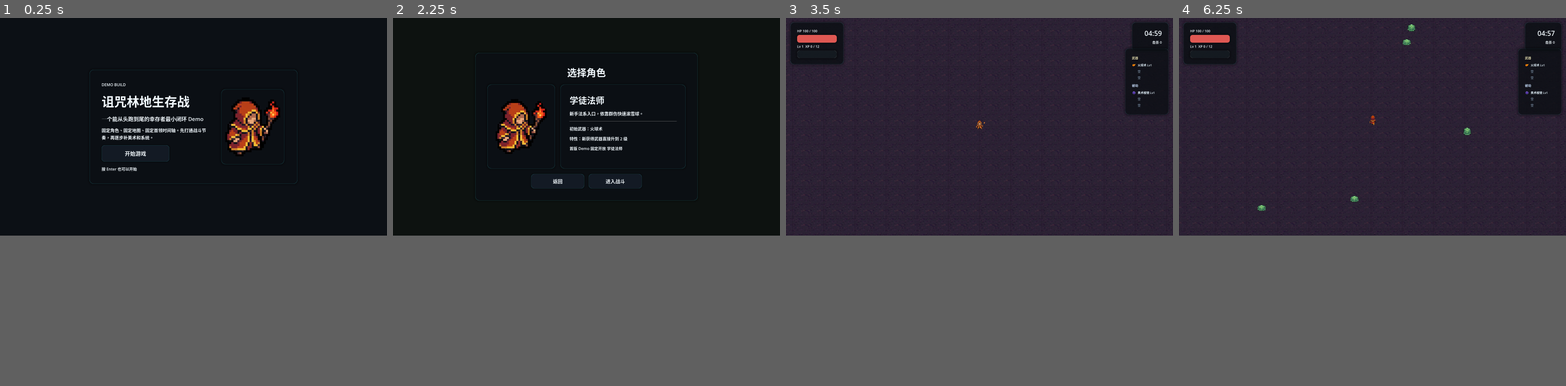
Above: before the commit, frames 1-4 (left to right).
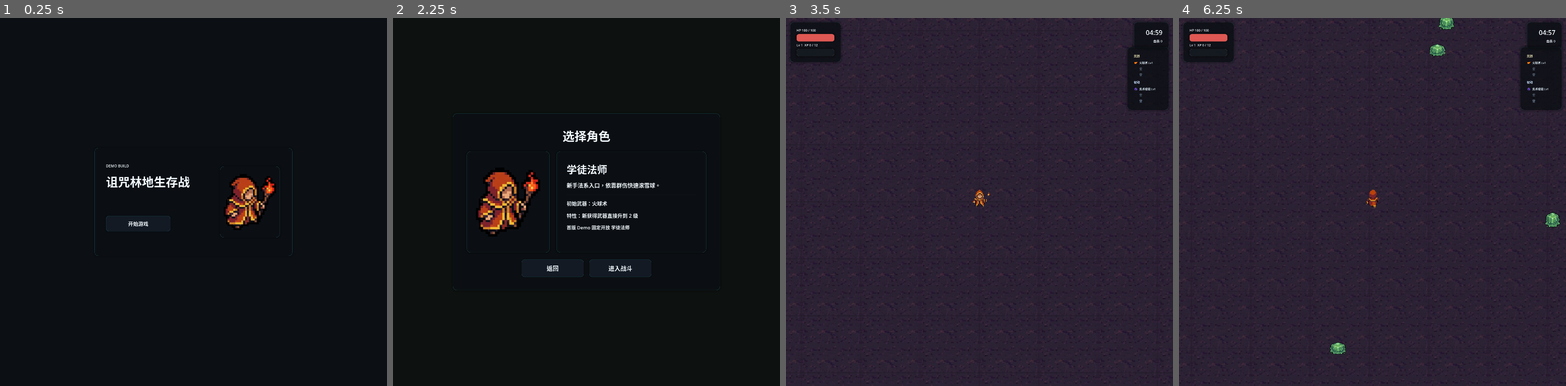
Above: after the commit, the same moments.

Repository: huiyiyichen/survival-like
Game: Godot game, scene res://scenes/ui/screens/main_menu.tscn
The game is run twice, just before and just after one commit, with the same random seed, the same clock (stepped at 60 frames per second) and the same inputs.
Inputs (mouse positions are in pixels of both pictures, inside the frame that each line leads up to):
- Up to frame 1 (0.25 s): no input
- Up to frame 2 (2.25 s): click "开始游戏" at 0.5 s; click "返回" at 1.25 s; click "开始游戏" at 2 s
- Up to frame 3 (3.5 s): click "进入战斗" at 2.75 s
- Up to frame 4 (6.25 s): tap Enter (ui_accept) at 3.5, 3.77, 4.52, 6.02 s; move the mouse to (1457, 117) at 3.52 s; hold Right (ui_right) 3.53-4.28 s; click (1457, 117) at 3.67 s; move the mouse to (1295, 139) at 4.27 s; hold Down (ui_down) 4.28-5.03 s; move the mouse to (1411, 80) at 5.02 s; hold Right (ui_right) 5.03-5.78 s; move the mouse to (1353, 168) at 5.77 s; hold Up (ui_up) from 5.78 s (still down); click (1353, 168) at 5.92 s
In our replay, the window is 800x450 before the commit and 800x761 after it. These sizes can differ from the game's own. Grey fills any space a smaller window leaves; there, only what the larger window draws over its background counts as a difference.

The runs differ from the first frame. In frame 1, 3.6% of the frame differs, in the area x 23-77%, y 14-65%; in frame 2, 4.3%, in the area x 15-85%, y 9-74%; in frame 3, 0.8%; in frame 4, 1.3%.

Commit message:
Scale up UI panels and tighten battle camera

Diff:
--- a/project.godot
+++ b/project.godot
@@ -21,8 +21,8 @@
 
 [display]
 
-window/size/viewport_width=1600
-window/size/viewport_height=900
+window/size/viewport_width=1680
+window/size/viewport_height=1680
 
 [editor_plugins]
 
--- a/scenes/ui/components/level_up_panel.tscn
+++ b/scenes/ui/components/level_up_panel.tscn
@@ -27,44 +27,45 @@
 anchor_top = 0.5
 anchor_right = 0.5
 anchor_bottom = 0.5
-offset_left = -280.0
-offset_top = -160.0
-offset_right = 280.0
-offset_bottom = 160.0
+offset_left = -420.0
+offset_top = -250.0
+offset_right = 420.0
+offset_bottom = 250.0
 grow_horizontal = 2
 grow_vertical = 2
 
 [node name="VBox" type="VBoxContainer" parent="CenterPanel"]
 layout_mode = 2
-theme_override_constants/separation = 14
+theme_override_constants/separation = 22
 
 [node name="Title" type="Label" parent="CenterPanel/VBox"]
 layout_mode = 2
-theme_override_font_sizes/font_size = 24
+theme_override_font_sizes/font_size = 40
 text = "升级选择"
 horizontal_alignment = 1
 
 [node name="HintLabel" type="Label" parent="CenterPanel/VBox"]
 layout_mode = 2
+theme_override_font_sizes/font_size = 22
 text = "从 3 个可用强化里挑 1 个，战斗会在选择后继续。"
 horizontal_alignment = 1
 autowrap_mode = 3
 
 [node name="Choices" type="VBoxContainer" parent="CenterPanel/VBox"]
 layout_mode = 2
-theme_override_constants/separation = 10
+theme_override_constants/separation = 16
 
 [node name="ChoiceButton1" type="Button" parent="CenterPanel/VBox/Choices"]
-custom_minimum_size = Vector2(0, 56)
+custom_minimum_size = Vector2(0, 120)
 layout_mode = 2
 text = "选项 1"
 
 [node name="ChoiceButton2" type="Button" parent="CenterPanel/VBox/Choices"]
-custom_minimum_size = Vector2(0, 56)
+custom_minimum_size = Vector2(0, 120)
 layout_mode = 2
 text = "选项 2"
 
 [node name="ChoiceButton3" type="Button" parent="CenterPanel/VBox/Choices"]
-custom_minimum_size = Vector2(0, 56)
+custom_minimum_size = Vector2(0, 120)
 layout_mode = 2
 text = "选项 3"
--- a/scenes/ui/screens/character_select.tscn
+++ b/scenes/ui/screens/character_select.tscn
@@ -30,45 +30,45 @@
 grow_vertical = 2
 
 [node name="Card" type="PanelContainer" parent="CenterContainer"]
-custom_minimum_size = Vector2(920, 540)
+custom_minimum_size = Vector2(1160, 720)
 layout_mode = 2
 
 [node name="Content" type="MarginContainer" parent="CenterContainer/Card"]
 layout_mode = 2
-theme_override_constants/margin_left = 34
-theme_override_constants/margin_top = 34
-theme_override_constants/margin_right = 34
-theme_override_constants/margin_bottom = 34
+theme_override_constants/margin_left = 44
+theme_override_constants/margin_top = 42
+theme_override_constants/margin_right = 44
+theme_override_constants/margin_bottom = 42
 
 [node name="VBox" type="VBoxContainer" parent="CenterContainer/Card/Content"]
 layout_mode = 2
-theme_override_constants/separation = 22
+theme_override_constants/separation = 30
 
 [node name="Title" type="Label" parent="CenterContainer/Card/Content/VBox"]
 layout_mode = 2
-theme_override_font_sizes/font_size = 40
+theme_override_font_sizes/font_size = 52
 text = "选择角色"
 horizontal_alignment = 1
 
 [node name="MainRow" type="HBoxContainer" parent="CenterContainer/Card/Content/VBox"]
-custom_minimum_size = Vector2(0, 320)
+custom_minimum_size = Vector2(0, 430)
 layout_mode = 2
 size_flags_vertical = 3
-theme_override_constants/separation = 22
+theme_override_constants/separation = 30
 
 [node name="PreviewPanel" type="PanelContainer" parent="CenterContainer/Card/Content/VBox/MainRow"]
-custom_minimum_size = Vector2(280, 0)
+custom_minimum_size = Vector2(360, 0)
 layout_mode = 2
 
 [node name="PreviewMargin" type="MarginContainer" parent="CenterContainer/Card/Content/VBox/MainRow/PreviewPanel"]
 layout_mode = 2
-theme_override_constants/margin_left = 18
-theme_override_constants/margin_top = 18
-theme_override_constants/margin_right = 18
-theme_override_constants/margin_bottom = 18
+theme_override_constants/margin_left = 24
+theme_override_constants/margin_top = 24
+theme_override_constants/margin_right = 24
+theme_override_constants/margin_bottom = 24
 
 [node name="HeroPreview" type="TextureRect" parent="CenterContainer/Card/Content/VBox/MainRow/PreviewPanel/PreviewMargin"]
-custom_minimum_size = Vector2(0, 280)
+custom_minimum_size = Vector2(0, 360)
 layout_mode = 2
 texture = ExtResource("2")
 expand_mode = 1
@@ -81,23 +81,23 @@
 
 [node name="InfoMargin" type="MarginContainer" parent="CenterContainer/Card/Content/VBox/MainRow/InfoPanel"]
 layout_mode = 2
-theme_override_constants/margin_left = 22
-theme_override_constants/margin_top = 22
-theme_override_constants/margin_right = 22
-theme_override_constants/margin_bottom = 22
+theme_override_constants/margin_left = 28
+theme_override_constants/margin_top = 28
+theme_override_constants/margin_right = 28
+theme_override_constants/margin_bottom = 28
 
 [node name="InfoContent" type="VBoxContainer" parent="CenterContainer/Card/Content/VBox/MainRow/InfoPanel/InfoMargin"]
 layout_mode = 2
-theme_override_constants/separation = 16
+theme_override_constants/separation = 20
 
 [node name="CharacterName" type="Label" parent="CenterContainer/Card/Content/VBox/MainRow/InfoPanel/InfoMargin/InfoContent"]
 layout_mode = 2
-theme_override_font_sizes/font_size = 36
+theme_override_font_sizes/font_size = 44
 text = "学徒法师"
 
 [node name="Description" type="Label" parent="CenterContainer/Card/Content/VBox/MainRow/InfoPanel/InfoMargin/InfoContent"]
 layout_mode = 2
-theme_override_font_sizes/font_size = 18
+theme_override_font_sizes/font_size = 24
 text = "新手法系入口，依靠群伤成型。"
 autowrap_mode = 3
 
@@ -106,35 +106,35 @@
 
 [node name="StartingWeapon" type="Label" parent="CenterContainer/Card/Content/VBox/MainRow/InfoPanel/InfoMargin/InfoContent"]
 layout_mode = 2
-theme_override_font_sizes/font_size = 17
+theme_override_font_sizes/font_size = 22
 text = "初始武器：火球术"
 autowrap_mode = 3
 
 [node name="TraitLabel" type="Label" parent="CenterContainer/Card/Content/VBox/MainRow/InfoPanel/InfoMargin/InfoContent"]
 layout_mode = 2
-theme_override_font_sizes/font_size = 17
+theme_override_font_sizes/font_size = 22
 text = "特性：新获得的武器直接升到 2 级"
 autowrap_mode = 3
 
 [node name="HintLabel" type="Label" parent="CenterContainer/Card/Content/VBox/MainRow/InfoPanel/InfoMargin/InfoContent"]
 layout_mode = 2
-theme_override_font_sizes/font_size = 16
+theme_override_font_sizes/font_size = 20
 text = "首版 Demo 固定开放学徒法师"
 autowrap_mode = 3
 
 [node name="ButtonRow" type="HBoxContainer" parent="CenterContainer/Card/Content/VBox"]
 layout_mode = 2
 alignment = 1
-theme_override_constants/separation = 18
+theme_override_constants/separation = 24
 
 [node name="BackButton" type="Button" parent="CenterContainer/Card/Content/VBox/ButtonRow"]
-custom_minimum_size = Vector2(220, 60)
+custom_minimum_size = Vector2(270, 76)
 layout_mode = 2
-theme_override_font_sizes/font_size = 20
+theme_override_font_sizes/font_size = 26
 text = "返回"
 
 [node name="ConfirmButton" type="Button" parent="CenterContainer/Card/Content/VBox/ButtonRow"]
-custom_minimum_size = Vector2(220, 60)
+custom_minimum_size = Vector2(270, 76)
 layout_mode = 2
-theme_override_font_sizes/font_size = 20
+theme_override_font_sizes/font_size = 26
 text = "进入战斗"
--- a/scenes/ui/screens/main_menu.tscn
+++ b/scenes/ui/screens/main_menu.tscn
@@ -1,9 +1,9 @@
-[gd_scene load_steps=3 format=3]
+[gd_scene format=3 uid="uid://lyykr4m4jta4"]
 
-[ext_resource type="Script" path="res://scripts/ui/screens/main_menu.gd" id="1"]
-[ext_resource type="Texture2D" path="res://art/runtime/char_xuetufashi_v03_cutout.png" id="2"]
+[ext_resource type="Script" uid="uid://dunbvu3rafmak" path="res://scripts/ui/screens/main_menu.gd" id="1"]
+[ext_resource type="Texture2D" uid="uid://icjjpakro55w" path="res://art/runtime/char_xuetufashi_v03_cutout.png" id="2"]
 
-[node name="MainMenu" type="Control"]
+[node name="MainMenu" type="Control" unique_id=17507490]
 layout_mode = 3
 anchors_preset = 15
 anchor_right = 1.0
@@ -12,7 +12,7 @@
 grow_vertical = 2
 script = ExtResource("1")
 
-[node name="Background" type="ColorRect" parent="."]
+[node name="Background" type="ColorRect" parent="." unique_id=1114735696]
 layout_mode = 1
 anchors_preset = 15
 anchor_right = 1.0
@@ -21,7 +21,7 @@
 grow_vertical = 2
 color = Color(0.0470588, 0.0627451, 0.0823529, 1)
 
-[node name="CenterContainer" type="CenterContainer" parent="."]
+[node name="CenterContainer" type="CenterContainer" parent="." unique_id=1146520268]
 layout_mode = 1
 anchors_preset = 15
 anchor_right = 1.0
@@ -29,78 +29,75 @@
 grow_horizontal = 2
 grow_vertical = 2
 
-[node name="Card" type="PanelContainer" parent="CenterContainer"]
+[node name="Card" type="PanelContainer" parent="CenterContainer" unique_id=1166551066]
 custom_minimum_size = Vector2(860, 470)
 layout_mode = 2
 
-[node name="Content" type="MarginContainer" parent="CenterContainer/Card"]
+[node name="Content" type="MarginContainer" parent="CenterContainer/Card" unique_id=1053111767]
 layout_mode = 2
 theme_override_constants/margin_left = 34
 theme_override_constants/margin_top = 34
 theme_override_constants/margin_right = 34
 theme_override_constants/margin_bottom = 34
 
-[node name="Root" type="HBoxContainer" parent="CenterContainer/Card/Content"]
+[node name="Root" type="HBoxContainer" parent="CenterContainer/Card/Content" unique_id=1100154365]
 layout_mode = 2
 theme_override_constants/separation = 28
 
-[node name="LeftColumn" type="VBoxContainer" parent="CenterContainer/Card/Content/Root"]
+[node name="LeftColumn" type="VBoxContainer" parent="CenterContainer/Card/Content/Root" unique_id=617321275]
 custom_minimum_size = Vector2(460, 0)
 layout_mode = 2
 size_flags_horizontal = 3
+theme_override_constants/separation = 18
 alignment = 1
-theme_override_constants/separation = 18
 
-[node name="Badge" type="Label" parent="CenterContainer/Card/Content/Root/LeftColumn"]
+[node name="Badge" type="Label" parent="CenterContainer/Card/Content/Root/LeftColumn" unique_id=603948735]
 layout_mode = 2
 theme_override_font_sizes/font_size = 16
 text = "DEMO BUILD"
 
-[node name="Title" type="Label" parent="CenterContainer/Card/Content/Root/LeftColumn"]
+[node name="Title" type="Label" parent="CenterContainer/Card/Content/Root/LeftColumn" unique_id=1819235901]
 layout_mode = 2
 theme_override_font_sizes/font_size = 52
 text = "诅咒林地生存战"
 autowrap_mode = 3
 
-[node name="Subtitle" type="Label" parent="CenterContainer/Card/Content/Root/LeftColumn"]
+[node name="Subtitle" type="Label" parent="CenterContainer/Card/Content/Root/LeftColumn" unique_id=656310186]
 layout_mode = 2
 theme_override_font_sizes/font_size = 22
-text = "一个能从头跑到尾的幸存者最小闭环 Demo"
 autowrap_mode = 3
 
-[node name="Summary" type="Label" parent="CenterContainer/Card/Content/Root/LeftColumn"]
+[node name="Summary" type="Label" parent="CenterContainer/Card/Content/Root/LeftColumn" unique_id=1030638189]
 layout_mode = 2
 theme_override_font_sizes/font_size = 18
-text = "固定角色、固定地图、固定首领时间轴。先打通战斗节奏，再逐步补美术和系统。"
 autowrap_mode = 3
 
-[node name="ActionRow" type="HBoxContainer" parent="CenterContainer/Card/Content/Root/LeftColumn"]
+[node name="ActionRow" type="HBoxContainer" parent="CenterContainer/Card/Content/Root/LeftColumn" unique_id=946086417]
 layout_mode = 2
 theme_override_constants/separation = 16
 
-[node name="StartButton" type="Button" parent="CenterContainer/Card/Content/Root/LeftColumn/ActionRow"]
+[node name="StartButton" type="Button" parent="CenterContainer/Card/Content/Root/LeftColumn/ActionRow" unique_id=995752939]
 custom_minimum_size = Vector2(280, 68)
 layout_mode = 2
 theme_override_font_sizes/font_size = 22
 text = "开始游戏"
 
-[node name="HintLabel" type="Label" parent="CenterContainer/Card/Content/Root/LeftColumn"]
+[node name="HintLabel" type="Label" parent="CenterContainer/Card/Content/Root/LeftColumn" unique_id=2033623953]
 layout_mode = 2
 theme_override_font_sizes/font_size = 16
-text = "按 Enter 也可以开始"
 
-[node name="RightColumn" type="CenterContainer" parent="CenterContainer/Card/Content/Root"]
+[node name="RightColumn" type="CenterContainer" parent="CenterContainer/Card/Content/Root" unique_id=630591686]
 custom_minimum_size = Vector2(270, 0)
 layout_mode = 2
 size_flags_vertical = 3
 
-[node name="ArtPanel" type="PanelContainer" parent="CenterContainer/Card/Content/Root/RightColumn"]
+[node name="ArtPanel" type="PanelContainer" parent="CenterContainer/Card/Content/Root/RightColumn" unique_id=606006699]
 custom_minimum_size = Vector2(260, 310)
 layout_mode = 2
 
-[node name="HeroArt" type="TextureRect" parent="CenterContainer/Card/Content/Root/RightColumn/ArtPanel"]
+[node name="HeroArt" type="TextureRect" parent="CenterContainer/Card/Content/Root/RightColumn/ArtPanel" unique_id=2051181062]
+texture_filter = 1
 layout_mode = 2
 texture = ExtResource("2")
 expand_mode = 1
 stretch_mode = 5
-texture_filter = 1
--- a/scripts/gameplay/scenes/game_scene.gd
+++ b/scripts/gameplay/scenes/game_scene.gd
@@ -1,6 +1,6 @@
 extends Node2D
 
-const ARENA_HALF_SIZE: Vector2 = Vector2(1536.0, 864.0)
+const ARENA_HALF_SIZE: Vector2 = Vector2(4096.0, 4096.0)
 
 @onready var arena: Polygon2D = $Arena
 @onready var player: Player = $Player
@@ -54,9 +54,8 @@
 
 
 func _setup_camera() -> void:
-	camera.position_smoothing_enabled = true
-	camera.position_smoothing_speed = 7.5
-	camera.zoom = Vector2.ONE * 0.8
+	camera.position_smoothing_enabled = false
+	camera.zoom = Vector2.ONE * 1.6
 	arena.z_index = -82
 	arena.color = Color(0.027451, 0.039216, 0.05098, 1)
 	arena.polygon = PackedVector2Array([
@@ -242,7 +241,8 @@
 	if player == null:
 		return
 	camera.global_position = player.global_position
+	var camera_anchor: Vector2 = camera.get_screen_center_position() if camera != null else player.global_position
 	arena.global_position = Vector2(
-		round(player.global_position.x / 128.0) * 128.0,
-		round(player.global_position.y / 128.0) * 128.0
+		round(camera_anchor.x / 128.0) * 128.0,
+		round(camera_anchor.y / 128.0) * 128.0
 	)
--- a/scripts/gameplay/world/arena_ground.gd
+++ b/scripts/gameplay/world/arena_ground.gd
@@ -4,33 +4,35 @@
 const FLOOR_TEXTURE := preload("res://art/runtime/environment/tiles/floor/forest_floor_dusk_a.png")
 const TILE_STEP := Vector2(161.0, 155.0)
 const TILE_OVERLAP := Vector2(2.0, 2.0)
-const GRID_EXTENTS := Vector2i(8, 6)
+const GRID_EXTENTS := Vector2i(12, 12)
 
 @export var player_path: NodePath
 
 var _player: Node2D
+var _camera: Camera2D
 var _floor_tiles: Array[Sprite2D] = []
 var _last_anchor: Vector2i = Vector2i(1 << 20, 1 << 20)
 
 
 func _ready() -> void:
-	_resolve_player()
+	_resolve_refs()
 	_build_pool()
 	_refresh_tiles(true)
 
 
 func _process(_delta: float) -> void:
-	if _player == null or not is_instance_valid(_player):
-		_resolve_player()
-		if _player == null:
+	if (_player == null or not is_instance_valid(_player)) and (_camera == null or not is_instance_valid(_camera)):
+		_resolve_refs()
+		if _player == null and _camera == null:
 			return
 	var anchor: Vector2i = _get_anchor_cell()
 	if anchor != _last_anchor:
 		_refresh_tiles(false)
 
 
-func _resolve_player() -> void:
+func _resolve_refs() -> void:
 	_player = get_node_or_null(player_path) as Node2D
+	_camera = get_parent().get_node_or_null("Camera2D") as Camera2D if get_parent() != null else null
 
 
 func _build_pool() -> void:
@@ -48,7 +50,7 @@
 
 
 func _refresh_tiles(force: bool) -> void:
-	if _player == null:
+	if (_player == null or not is_instance_valid(_player)) and (_camera == null or not is_instance_valid(_camera)):
 		return
 	var anchor: Vector2i = _get_anchor_cell()
 	if not force and anchor == _last_anchor:
@@ -77,7 +79,12 @@
 
 
 func _get_anchor_cell() -> Vector2i:
+	var anchor_position: Vector2 = Vector2.ZERO
+	if _camera != null and is_instance_valid(_camera):
+		anchor_position = _camera.get_screen_center_position()
+	elif _player != null and is_instance_valid(_player):
+		anchor_position = _player.global_position
 	return Vector2i(
-		floori(_player.global_position.x / TILE_STEP.x),
-		floori(_player.global_position.y / TILE_STEP.y)
+		floori(anchor_position.x / TILE_STEP.x),
+		floori(anchor_position.y / TILE_STEP.y)
 	)
--- a/scripts/ui/components/level_up_panel.gd
+++ b/scripts/ui/components/level_up_panel.gd
@@ -21,7 +21,7 @@
 	process_mode = Node.PROCESS_MODE_WHEN_PAUSED
 	for index in option_buttons.size():
 		var button: Button = option_buttons[index]
-		button.custom_minimum_size = Vector2(0.0, 84.0)
+		button.custom_minimum_size = Vector2(0.0, 120.0)
 		_option_views.append(_ensure_option_view(button))
 		button.pressed.connect(_on_option_pressed.bind(index))
 
@@ -70,22 +70,22 @@
 	var margin := MarginContainer.new()
 	margin.name = "ContentMargin"
 	margin.set_anchors_and_offsets_preset(Control.PRESET_FULL_RECT)
-	margin.add_theme_constant_override("margin_left", 16)
-	margin.add_theme_constant_override("margin_top", 10)
-	margin.add_theme_constant_override("margin_right", 16)
-	margin.add_theme_constant_override("margin_bottom", 10)
+	margin.add_theme_constant_override("margin_left", 22)
+	margin.add_theme_constant_override("margin_top", 16)
+	margin.add_theme_constant_override("margin_right", 22)
+	margin.add_theme_constant_override("margin_bottom", 16)
 	margin.mouse_filter = Control.MOUSE_FILTER_IGNORE
 	button.add_child(margin)
 
 	var row := HBoxContainer.new()
 	row.name = "Row"
-	row.add_theme_constant_override("separation", 12)
+	row.add_theme_constant_override("separation", 18)
 	row.mouse_filter = Control.MOUSE_FILTER_IGNORE
 	margin.add_child(row)
 
 	var icon := TextureRect.new()
 	icon.name = "Icon"
-	icon.custom_minimum_size = Vector2(42.0, 42.0)
+	icon.custom_minimum_size = Vector2(64.0, 64.0)
 	icon.expand_mode = TextureRect.EXPAND_IGNORE_SIZE
 	icon.stretch_mode = TextureRect.STRETCH_KEEP_ASPECT_CENTERED
 	icon.texture_filter = CanvasItem.TEXTURE_FILTER_NEAREST
@@ -95,19 +95,19 @@
 	var text_column := VBoxContainer.new()
 	text_column.name = "TextColumn"
 	text_column.size_flags_horizontal = Control.SIZE_EXPAND_FILL
-	text_column.add_theme_constant_override("separation", 3)
+	text_column.add_theme_constant_override("separation", 6)
 	text_column.mouse_filter = Control.MOUSE_FILTER_IGNORE
 	row.add_child(text_column)
 
 	var title := Label.new()
 	title.name = "Title"
-	title.add_theme_font_size_override("font_size", 17)
+	title.add_theme_font_size_override("font_size", 28)
 	title.mouse_filter = Control.MOUSE_FILTER_IGNORE
 	text_column.add_child(title)
 
 	var meta := Label.new()
 	meta.name = "Meta"
-	meta.add_theme_font_size_override("font_size", 12)
+	meta.add_theme_font_size_override("font_size", 18)
 	meta.modulate = Color(0.73, 0.82, 0.91, 0.92)
 	meta.autowrap_mode = TextServer.AUTOWRAP_WORD_SMART
 	meta.mouse_filter = Control.MOUSE_FILTER_IGNORE
